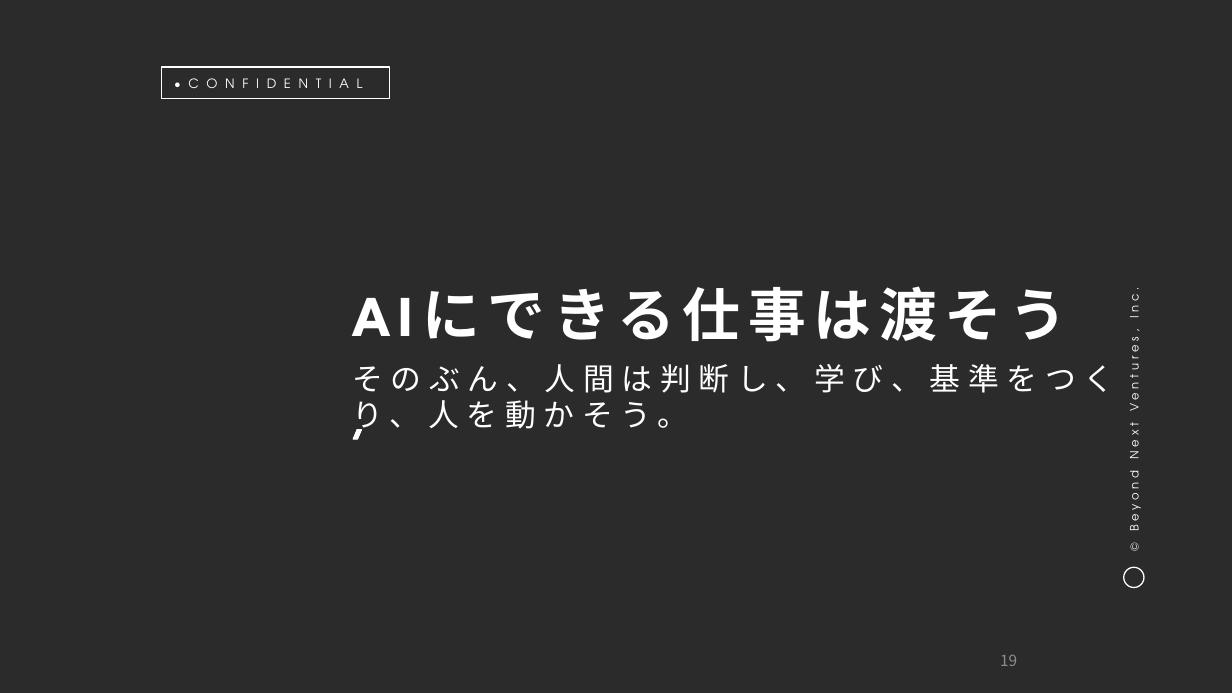
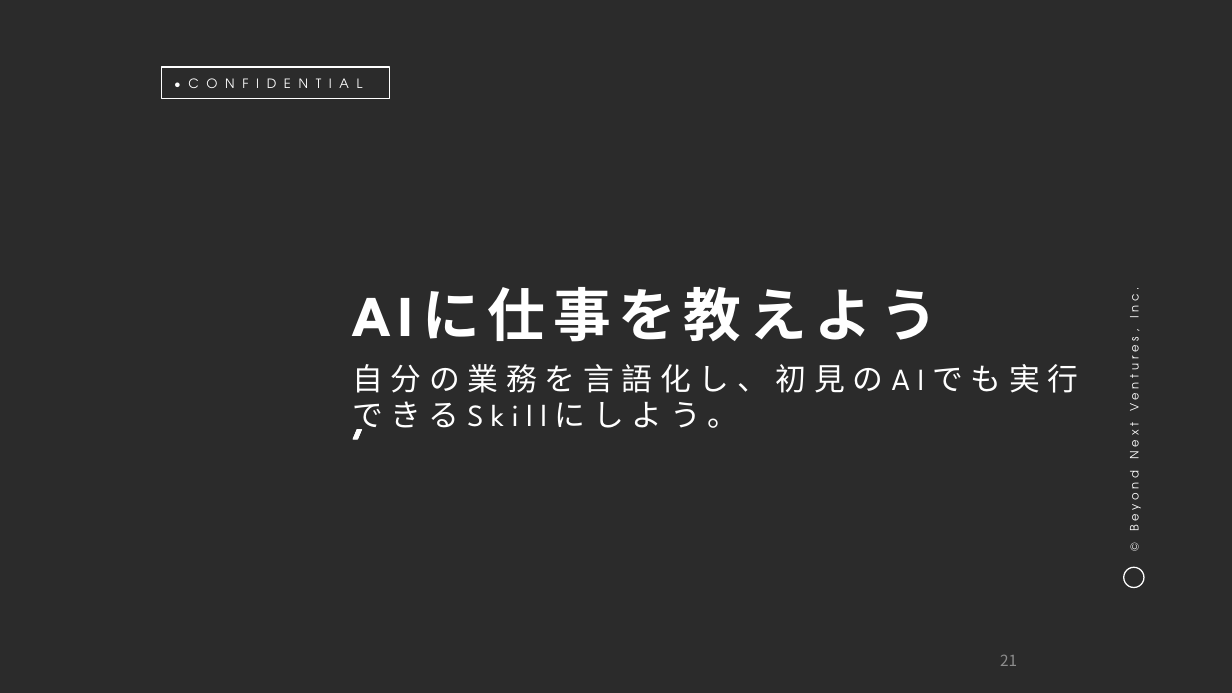
Before and after one commit to bnv-ichikawa/hands-on-benkyokai, a slide deck: slide 21 of docs/lectures/ai-era-work-mindset.pptx (slide 19 before the commit). Drawn at 1232x693 pixels with LibreOffice and Linux fonts; fonts in the diff are those of the drawing; background and template pictures are left out; a plain dark background stands for a picture behind light text. Boxes give left, top, right and bottom in pixels: in the first picture for what was removed or moved away, otherwise in the second. Text is boxed around its words. In the diff, an @@ line names an element or a change of style, - is before the commit and + after.

Commit message:
docs: AI時代の仕事観にハンズオンを追加 (#21)

```diff
--- a/docs/lectures/ai-era-work-mindset.pptx
+++ b/docs/lectures/ai-era-work-mindset.pptx
@@ title at box(352, 287, 1124, 481): text changed @@
-AIにできる仕事は渡そう
+AIに仕事を教えよう
@@ subtitle at box(352, 364, 883, 428): text changed @@
-そのぶん、人間は判断し、学び、基準をつくり、人を動かそう。
+自分の業務を言語化し、初見のAIでも実行できるSkillにしよう。
@@ page number at box(1000, 655, 1017, 666): text changed @@
-19
+21
```
Also in this commit, not shown: 2 slides added, 1 other file.
